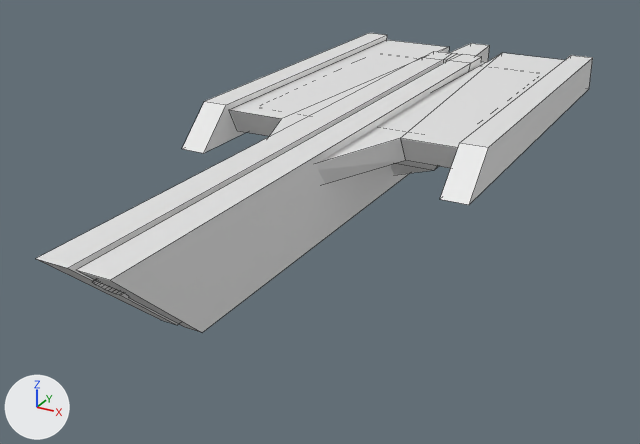
The Blender file TabletopWargameProject/V2/ShipAssets/Human Battleship/Human Battleship Draft4.blend as it was, and as the next commit left it.
The view is the same before and after, from a camera (50 mm lens) standing at (19.6, -45.7, 17.3) and looking at (-0.8, -8.7, -1.2). The axes (+X, +Y, +Z) are drawn at lower left. The lights are the same throughout. The older version comes first. Mesh edges are drawn as thin lines.

Objects in the first picture: 'Куб.001', 'Куб.003', 'Куб.004', 'Куб.005' and 2 more.
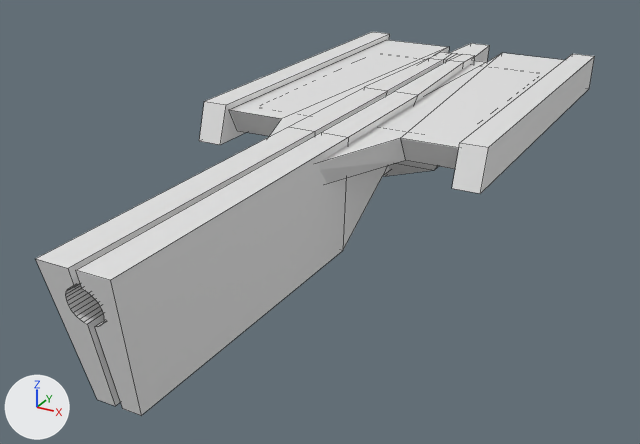
What differs and where, as boxes [x1, y1, x2, y2] in the pictures (640 x 444 px):
'Куб.005', reshaped (29% taller)
    before: [36, 51, 482, 332]
    after: [36, 52, 475, 415]
'Куб.003', reshaped (6% narrower, 7% shorter)
    before: [440, 55, 593, 205]
    after: [452, 54, 595, 194]
'Куб.004', reshaped (7% narrower)
    before: [182, 33, 387, 153]
    after: [199, 32, 390, 145]

The change, as a list of edits to the scene's bpy script:
```text
Change me_куб:
    used by ob_куб_003; location = (7.13, -2.23, 3.32)
    remove me_куб.from_pydata(...)  # 8 vertices, 6 faces; spans x -0.7..0.7, y -8.4..13.8, z -1.2..0.9
    add me_куб.from_pydata(...)  # 8 vertices, 6 faces; spans x -0.7..0.7, y -6.9..14.3, z -1.2..0.9
    me_куб part 1
    me_куб.vertices[0].co: (-0.7, -8.4, -1.2) -> (-0.7, -6.9, -1.2)  # pixel (439, 199) -> pixel (451, 188)
    me_куб.vertices[3].co: (-0.7, 13.8, 0.9) -> (-0.7, 14.3, 0.9)  # pixel (571, 55) -> pixel (572, 53)
    me_куб.vertices[4].co: (0.7, -8.4, -1.2) -> (0.7, -6.9, -1.2)  # pixel (469, 204) -> pixel (480, 193)
    me_куб.vertices[7].co: (0.7, 13.8, 0.9) -> (0.7, 14.3, 0.9)  # pixel (592, 57) -> pixel (594, 56)
Change me_куб_002:
    used by ob_куб_004; location = (-7.23, -2.23, 3.32)
    remove me_куб_002.from_pydata(...)  # 8 vertices, 6 faces; spans x -0.7..0.7, y -8.4..13.8, z -1.2..0.9
    add me_куб_002.from_pydata(...)  # 8 vertices, 6 faces; spans x -0.7..0.7, y -6.9..14.3, z -1.2..0.9
    me_куб_002 part 2
    me_куб_002.vertices[0].co: (-0.7, -8.4, -1.2) -> (-0.7, -6.9, -1.2)  # pixel (181, 148) -> pixel (199, 140)
    me_куб_002.vertices[3].co: (-0.7, 13.8, 0.9) -> (-0.7, 14.3, 0.9)  # pixel (369, 32) -> pixel (372, 31)
    me_куб_002.vertices[4].co: (0.7, -8.4, -1.2) -> (0.7, -6.9, -1.2)  # pixel (203, 153) -> pixel (220, 144)
    me_куб_002.vertices[7].co: (0.7, 13.8, 0.9) -> (0.7, 14.3, 0.9)  # pixel (387, 34) -> pixel (389, 33)
Change me_куб_003:
    used by ob_куб_005; location = (0.0, 0.0, 0.58); scale = (0.705, 1.0, 1.0)
    remove me_куб_003.from_pydata(...)  # 28 vertices, 26 faces; spans x -2.3..2.3, y -26.9..8.2, z -1.2..3.7
    add me_куб_003.from_pydata(...)  # 44 vertices, 42 faces; spans x -2.3..2.3, y -26.9..8.2, z -2.7..3.7
    me_куб_003 part 3: 18 vertices moved from x -2.3..2.3, y -21.6..8.2, z -1.2..3.7 to x -1.6..1.6, y -25.5..8.2, z -2.7..3.7; 16 vertices added at x -2.3..2.3, y -10.4..-2.1, z -2.7..3.7
```
